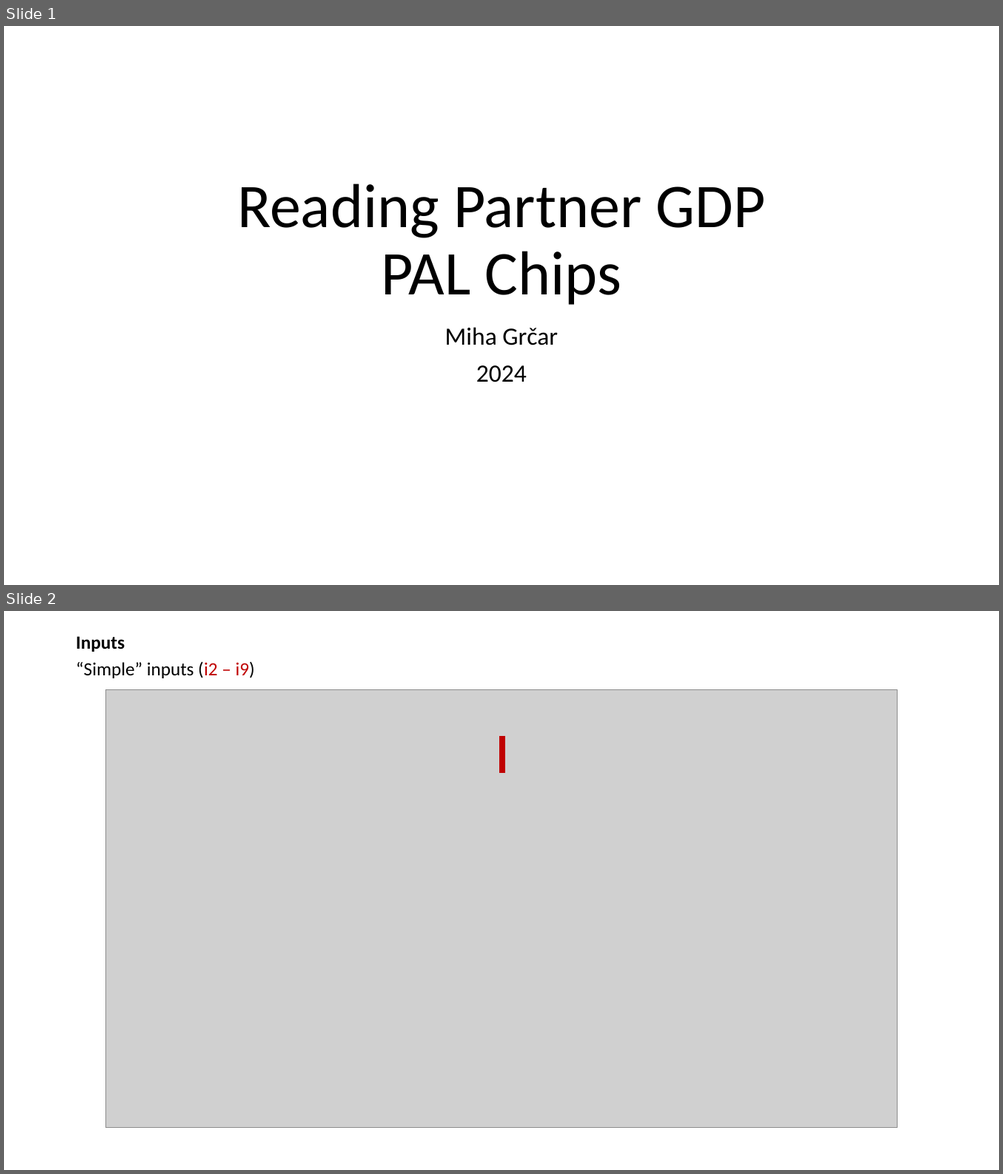
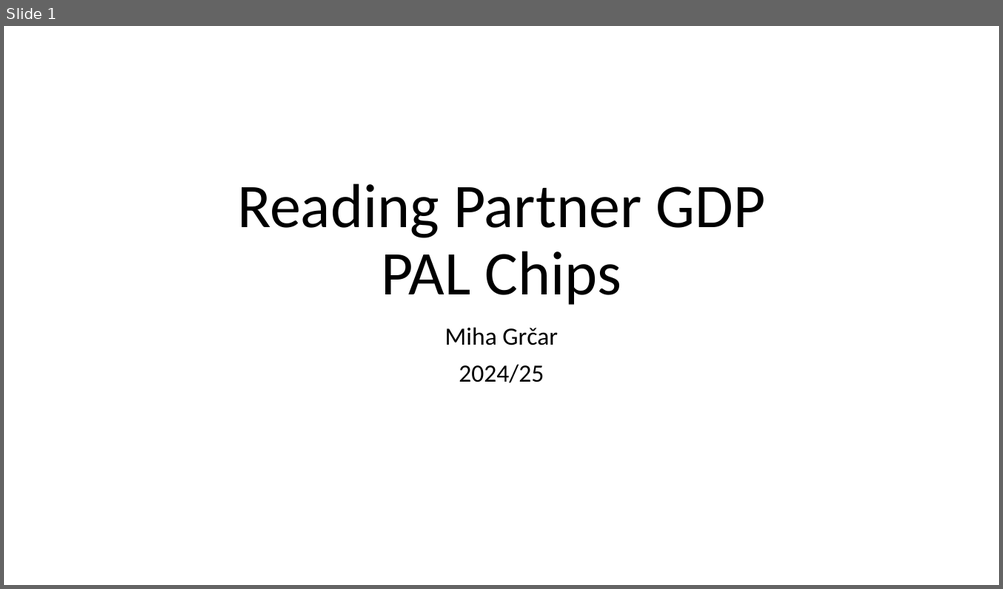
Before and after one commit to OddbitCoder/GdpPalAnalyzer, a slide deck: docs/PAL.pptx. Shown one above the other, each under a label of ours: slides 1 and 2 before the commit, slide 1 after it. The pictures are 1003x1174 and 1003x589 pixels, drawn with LibreOffice and Linux fonts; fonts in the diff are those of the drawing; grey boxes stand for pictures. Boxes give left, top, right and bottom in pixels: in the first picture for what was removed or moved away, otherwise in the second. Text is boxed around its words. In the diff, an @@ line names an element or a change of style, - is before the commit and + after.

```diff
--- a/docs/PAL.pptx
+++ b/docs/PAL.pptx
@@ slide 2 removed at <box>4,611,999,1170</box>, background #FFFFFF @@
@@ text removed at <box>76,636,125,652</box> @@
-Inputs
@@ text removed at <box>76,661,255,678</box> @@
-“Simple” inputs (i2 – i9)
@@ picture removed at <box>105,690,897,1129</box> @@
@@ line removed from (503, 736) to (503, 773) @@
@@ slide 1 changed as well @@
@@ subtitle at <box>458,364,543,383</box>: text changed @@
-2024
+2024/25
```
Also in this commit, not shown: 4 slides added, 9 other slides removed.
